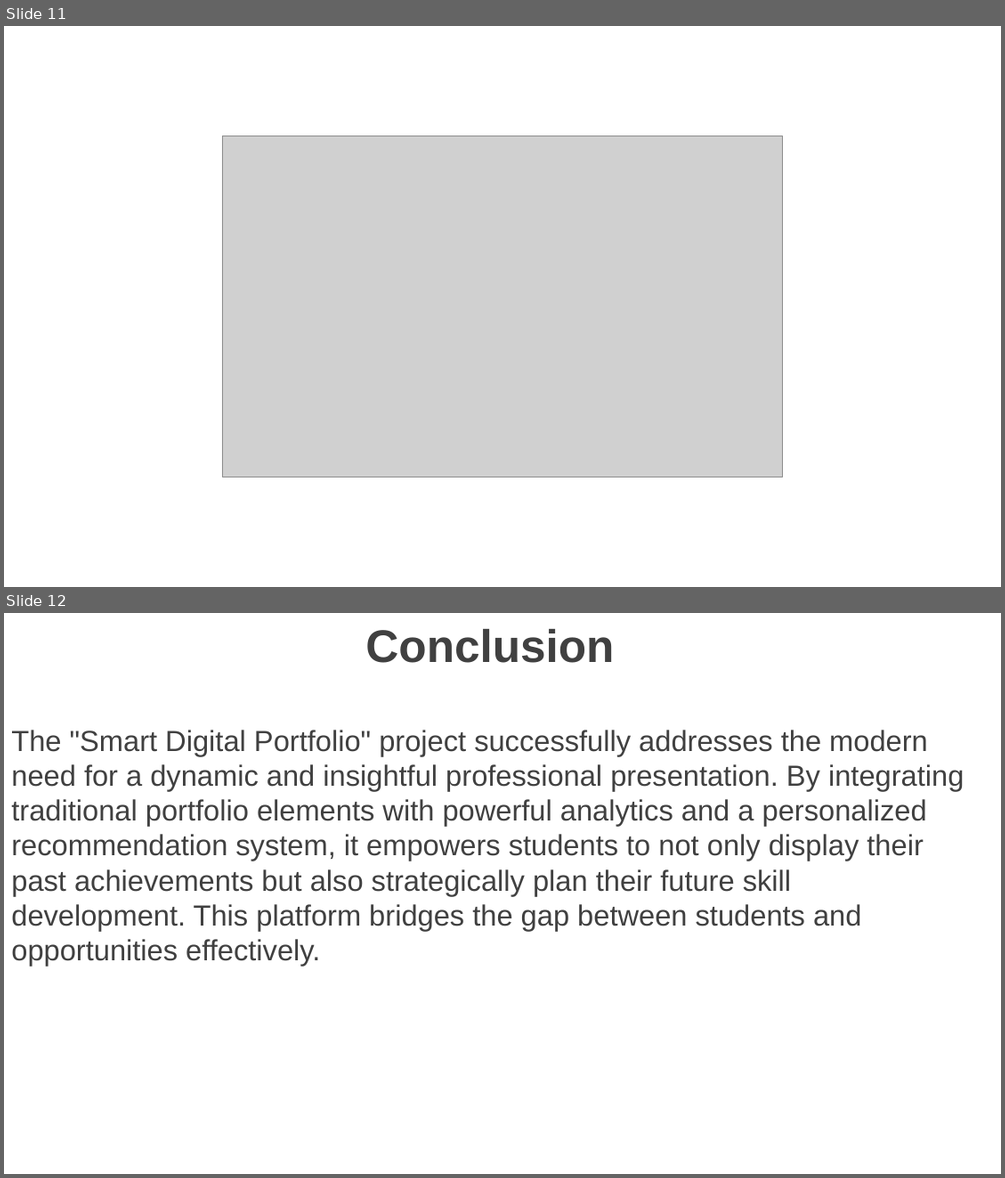
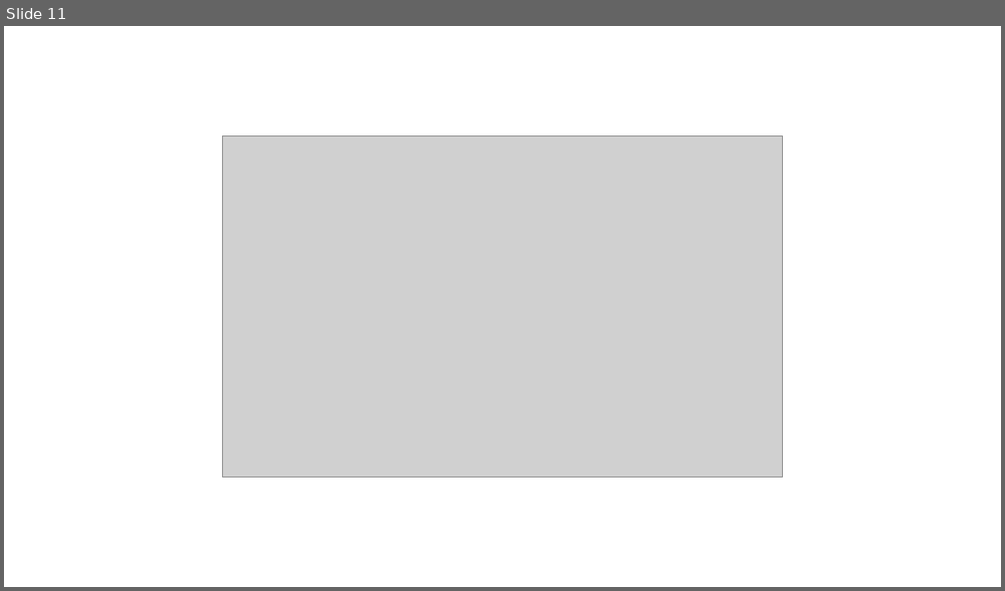
Before and after one commit to saraswathi050507-cpu/Saraswathi_TNSDC_FWD_DP, a slide deck: f8471f97-7d0d-4258-bee4-55010286f50f-1.pptx. Shown one above the other, each under a label of ours: slides 11 and 12 before the commit, slide 11 after it. The pictures are 1005x1178 and 1005x591 pixels, drawn with LibreOffice and Linux fonts; fonts in the diff are those of the drawing; grey boxes stand for pictures; background and template pictures are left out. Boxes give left, top, right and bottom in pixels: in the first picture for what was removed or moved away, otherwise in the second. Text is boxed around its words. In the diff, an @@ line names an element or a change of style, - is before the commit and + after.

```diff
--- a/f8471f97-7d0d-4258-bee4-55010286f50f-1.pptx
+++ b/f8471f97-7d0d-4258-bee4-55010286f50f-1.pptx
@@ slide 12 removed at (x1=4, y1=613, x2=1001, y2=1174), background picture (left out) @@
@@ text removed at (x1=11, y1=629, x2=963, y2=965) @@
-Conclusion
-The "Smart Digital Portfolio" project successfully addresses the modern need for a dynamic and insightful professional presentation. By integrating traditional portfolio elements with powerful analytics and a personalized recommendation system, it empowers students to not only display their past achievements but also strategically plan their future skill development. This platform bridges the gap between students and opportunities effectively.
```
Also in this commit, not shown: 2 slides added.
